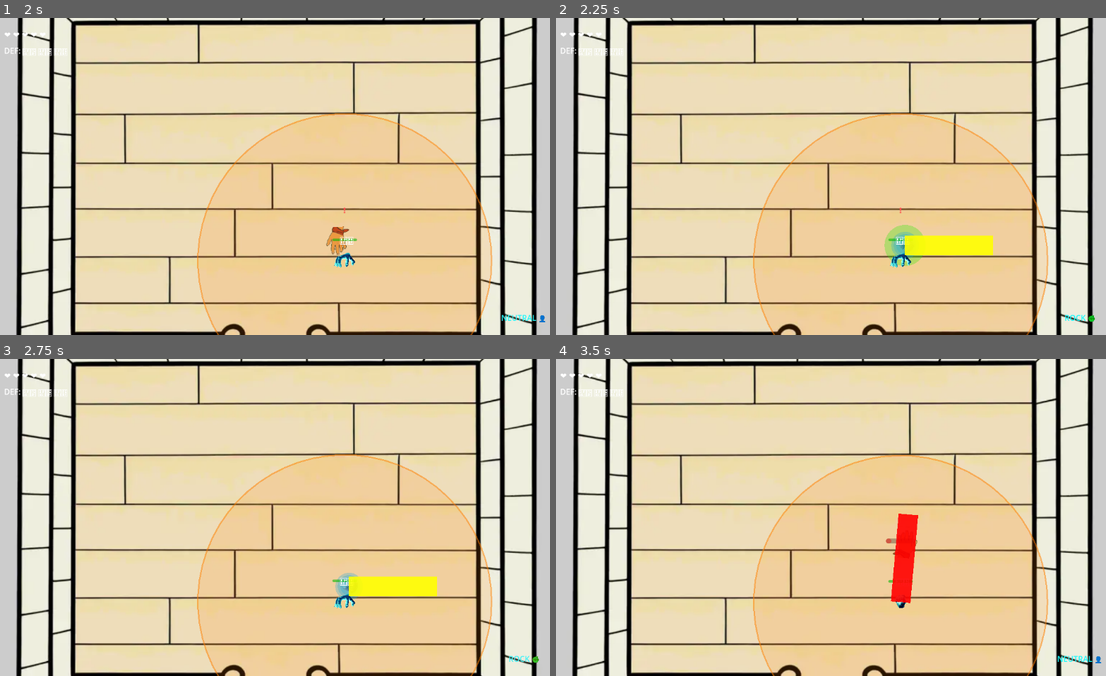
Above: before the commit, frames 1-4 (two rows, left to right).
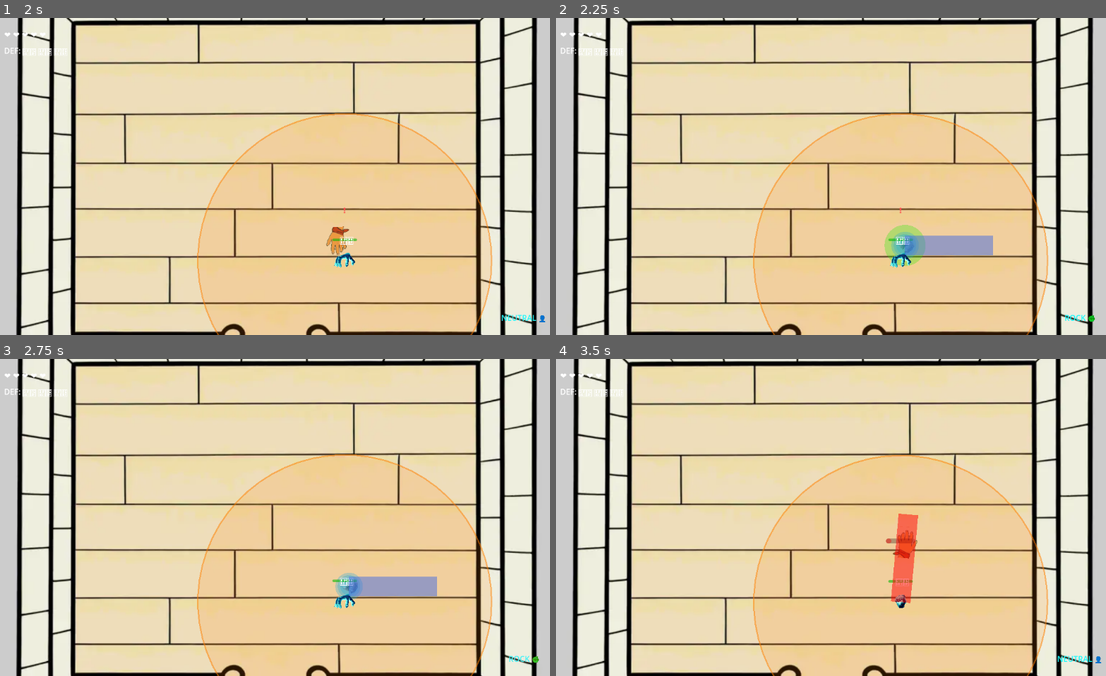
Above: after the commit, the same moments.

Repository: LouisZCode/rogue_hands_action_v1
Game: Godot game, scene res://scenes/main.tscn
Two runs of this game, one before a commit and one after it. Both use one fixed random seed, a clock stepped at 60 frames per second and the inputs below.
Inputs:
- Up to frame 1 (2 s): hold Right (move_right) 0.53-1.28 s; tap Space (attack) at 0.6 s; hold Down (move_down) from 1.28 s (still down); tap S (gesture_paper) at 1.35 s
- Up to frame 2 (2.25 s): release Down (move_down) at 2.03 s; hold Right (move_right) from 2.03 s (still down); hold A (gesture_rock) from 2.03 s (still down)
- Up to frame 3 (2.75 s): keep holding Right (move_right); keep holding A (gesture_rock)
- Up to frame 4 (3.5 s): tap Enter at 2.75 s; release Right (move_right) at 2.78 s; release A (gesture_rock) at 2.78 s; hold Up (move_up) from 2.78 s (still down); tap D (gesture_scissors) at 2.85 s

Frame 1 is identical in both runs. In frame 2, 1.0% of the frame differs, in the area x 63-80%, y 68-75%; in frame 3, 1.0%; in frame 4, 1.0%.

Commit message:
polish on direction dash visualization

Diff:
--- a/Scripts/DashPreview.gd
+++ b/Scripts/DashPreview.gd
@@ -4,7 +4,7 @@
 # Dash trajectory visualization for both player and enemy
 @export var dash_line_color: Color = Color.BLUE
 @export var dash_line_width: float = 40.0
-@export var dash_line_alpha: float = 0.9
+@export var dash_line_alpha: float = 0.5
 
 # Configuration - now dynamic, no hardcoded values
 
@@ -59,7 +59,7 @@
 	set_line_color(Color.RED)
 
 func set_player_style():
-	# Bright yellow-green line for player trajectories
-	set_line_color(Color.YELLOW)
+	# Blue line for player trajectories
+	set_line_color(Color.ROYAL_BLUE)
 
 # Simplified - use direct character positions
